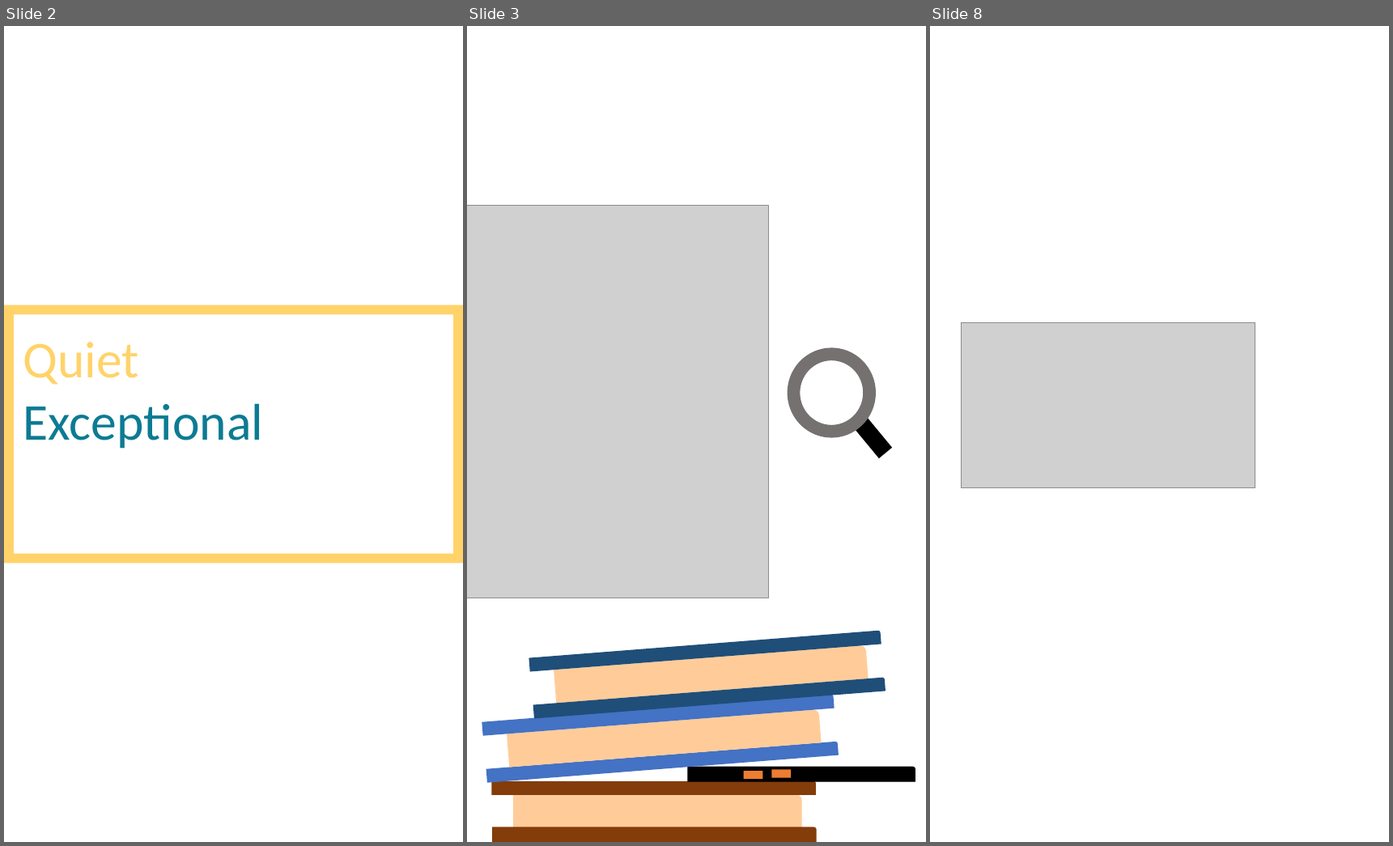
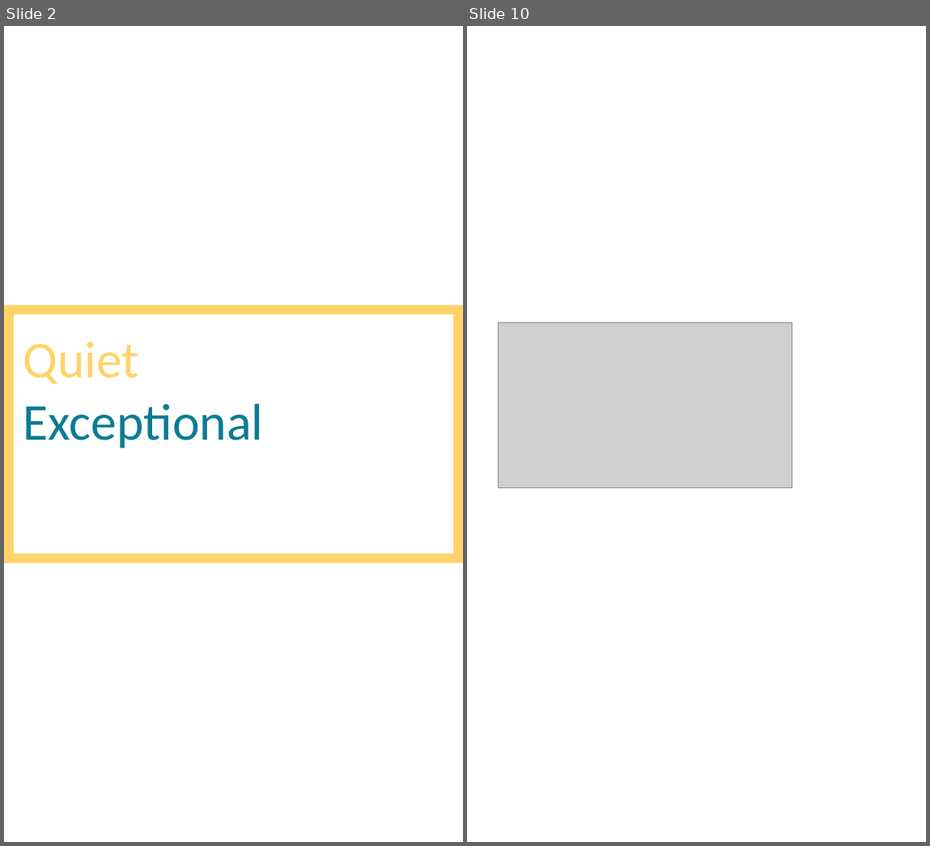
Before and after one commit to akileshsivakumar08/Quiet-Exceptional, a slide deck: posters.pptx. Shown side by side, each under a label of ours: slides 2, 3 and 8 before the commit, slides 2 and 10 after it; the slides between them are not shown. The pictures are 1393x846 and 930x846 pixels, drawn with LibreOffice and Linux fonts; fonts in the diff are those of the drawing; grey boxes stand for pictures. Boxes give left, top, right and bottom in pixels: in the first picture for what was removed or moved away, otherwise in the second. Text is boxed around its words. In the diff, an @@ line names an element or a change of style, - is before the commit and + after.

```diff
--- a/posters.pptx
+++ b/posters.pptx
@@ slide 3 removed at box(467, 26, 926, 842), background #FFFFFF @@
@@ picture removed at box(467, 205, 768, 599) @@
@@ ellipse removed at box(794, 354, 870, 431) @@
@@ line removed from (858, 420) to (886, 454) @@
@@ round rect removed at box(529, 631, 882, 672) @@
@@ round rect removed at box(554, 646, 868, 704) @@
@@ round rect removed at box(533, 678, 886, 719) @@
@@ round rect removed at box(482, 695, 835, 736) @@
@@ round rect removed at box(507, 710, 821, 768) @@
@@ round rect removed at box(486, 741, 839, 783) @@
@@ round rect removed at box(688, 768, 915, 783) @@
@@ rectangle removed at box(744, 771, 763, 779) @@
@@ rectangle removed at box(772, 770, 792, 778) @@
@@ round rect removed at box(491, 782, 816, 796) @@
@@ round rect removed at box(513, 796, 802, 827) @@
@@ round rect removed at box(492, 828, 817, 842) @@
@@ what was slide 8 is now slide 10 @@
```
Also in this commit, not shown: 4 slides changed, 3 slides added, 33 other files.
